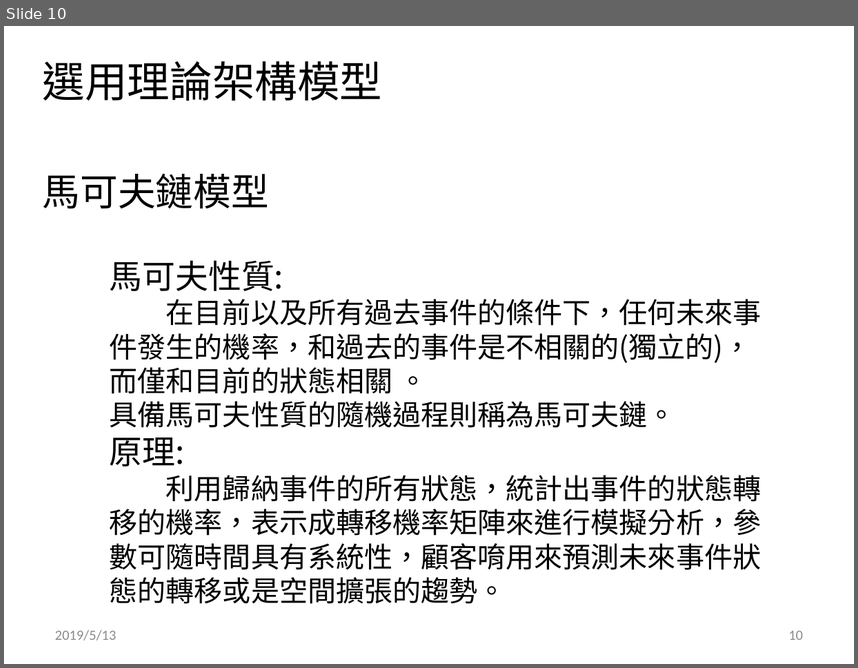
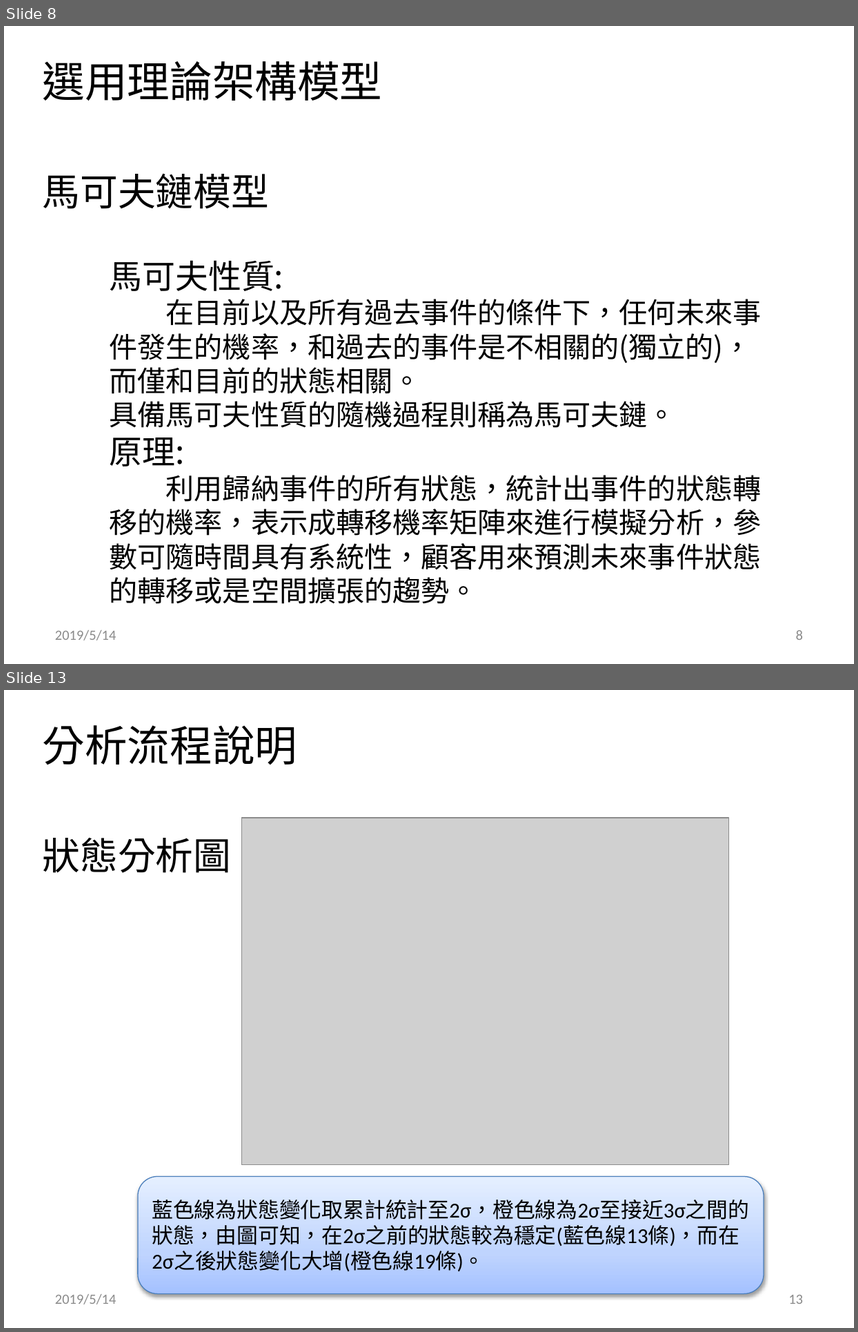
Before and after one commit to ray0814/POST_BigData, a slide deck: 141474_bigdata最後希望_分析方案說明書.pptx. Shown one above the other, each under a label of ours: slide 10 before the commit, slides 8 and 13 after it; the slides between them are not shown. The pictures are 858x668 and 858x1332 pixels, drawn with LibreOffice and Linux fonts; fonts in the diff are those of the drawing; grey boxes stand for pictures; background and template pictures are left out. Boxes give left, top, right and bottom in pixels: in the first picture for what was removed or moved away, otherwise in the second. Text is boxed around its words. In the diff, an @@ line names an element or a change of style, - is before the commit and + after.

```diff
--- a/141474_bigdata最後希望_分析方案說明書.pptx
+++ b/141474_bigdata最後希望_分析方案說明書.pptx
@@ slide 13 added at (x1=4, y1=690, x2=854, y2=1328), background #FFFFFF @@
@@ text added at (x1=43, y1=725, x2=298, y2=765), 36 pt, text #000000 @@
+分析流程說明
@@ picture added at (x1=242, y1=818, x2=729, y2=1164) @@
@@ text added at (x1=43, y1=838, x2=232, y2=873), 32 pt, text #000000 @@
+狀態分析圖
@@ rounded rectangle added at (x1=137, y1=1176, x2=763, y2=1294), fill gradient #A4C4FF to #BFD4FF to #E6EEFF, outline #4B7EBC 0.75 pt, 18 pt, text #000000 @@
+藍色線為狀態變化取累計統計至2σ，橙色線為2σ至接近3σ之間的狀態，由圖可知，在2σ之前的狀態較為穩定(藍色線13條)，而在2σ之後狀態變化大增(橙色線19條)。
@@ text added at (x1=55, y1=1294, x2=116, y2=1304), 12 pt, text #8C8C8C @@
+2019/5/14
@@ page number added at (x1=789, y1=1294, x2=803, y2=1303), 12 pt, text #8C8C8C @@
+13
@@ what was slide 10 is now slide 8 @@
@@ slide 8 changed as well @@
@@ text at (x1=110, y1=299, x2=761, y2=394): spaces changed @@
-在目前以及所有過去事件的條件下，任何未來事件發生的機率，和過去的事件是不相關的(獨立的)，而僅和目前的狀態相關 。
+在目前以及所有過去事件的條件下，任何未來事件發生的機率，和過去的事件是不相關的(獨立的)，而僅和目前的狀態相關。
@@ text at (x1=110, y1=474, x2=762, y2=604): text changed @@
-利用歸納事件的所有狀態，統計出事件的狀態轉移的機率，表示成轉移機率矩陣來進行模擬分析，參數可隨時間具有系統性，顧客唷用來預測未來事件狀態的轉移或是空間擴張的趨勢。
+利用歸納事件的所有狀態，統計出事件的狀態轉移的機率，表示成轉移機率矩陣來進行模擬分析，參數可隨時間具有系統性，顧客用來預測未來事件狀態的轉移或是空間擴張的趨勢。
@@ text at (x1=55, y1=630, x2=116, y2=640): text changed @@
-2019/5/13
+2019/5/14
@@ page number at (x1=796, y1=630, x2=803, y2=639): text changed @@
-10
+8
```
Also in this commit, not shown: 9 other slides changed, 7 other slides added, 4 slides removed, 2 other files.
